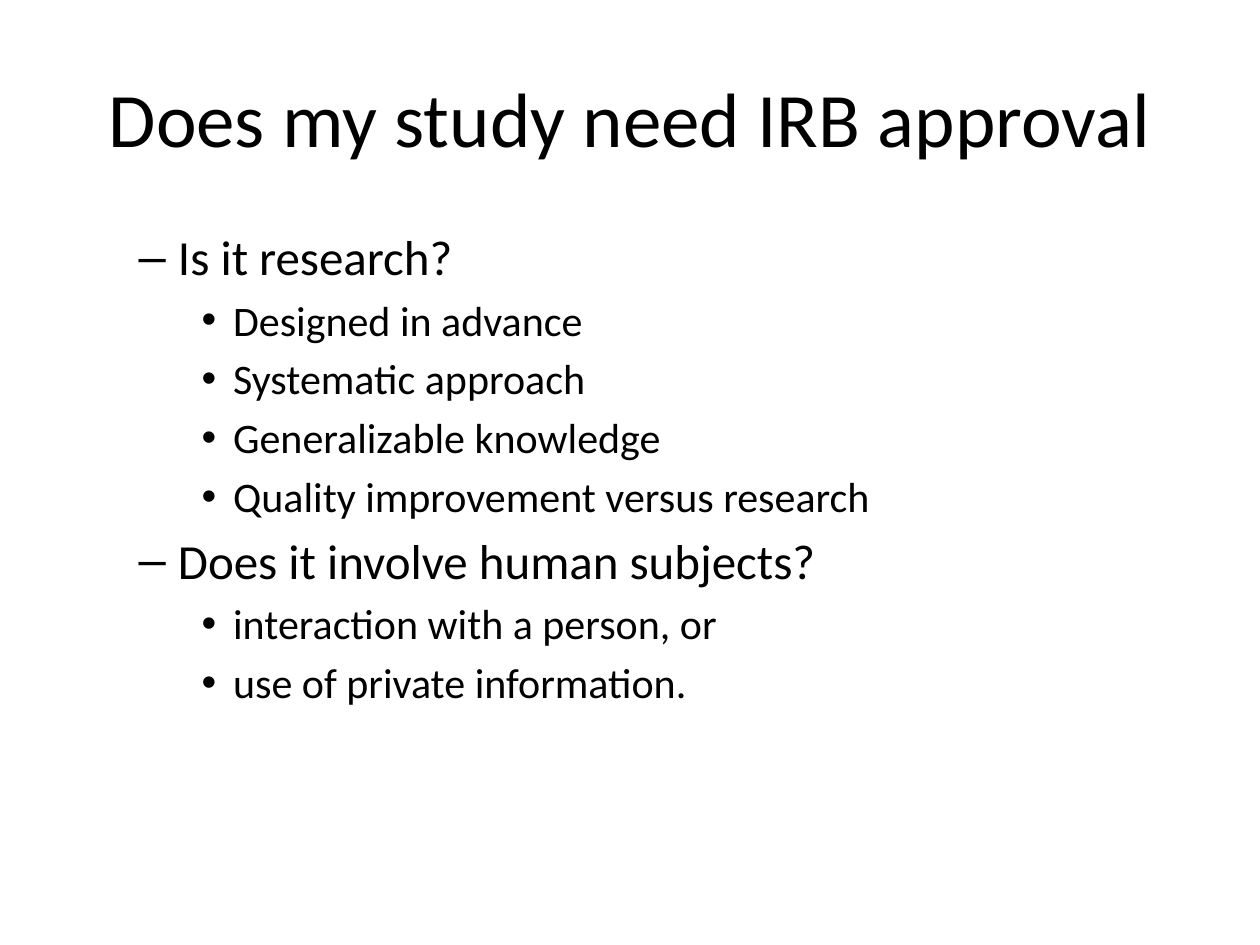
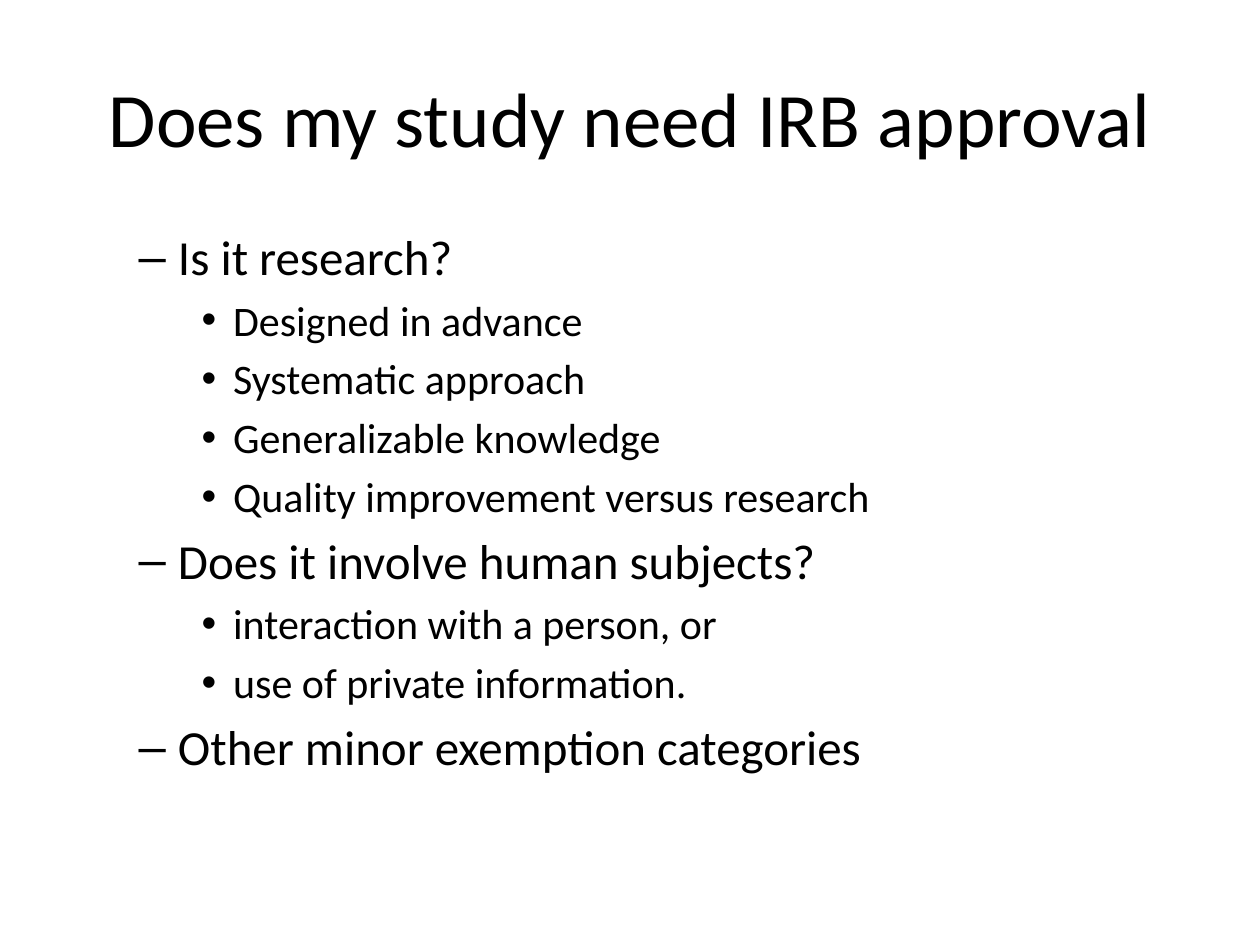
Before and after one commit to pmean/classes, a slide deck: slide 29 of clinical-research-methodology/results/video02-planning.pptx. Drawn at 1260x945 pixels with LibreOffice and Linux fonts; fonts in the diff are those of the drawing. Boxes give left, top, right and bottom in pixels: in the first picture for what was removed or moved away, otherwise in the second. Text is boxed around its words. In the diff, an @@ line names an element or a change of style, - is before the commit and + after.

```diff
--- a/clinical-research-methodology/results/video02-planning.pptx
+++ b/clinical-research-methodology/results/video02-planning.pptx
@@ text at bbox=[178, 731, 861, 774]: paragraph added @@
+  – Other minor exemption categories
```
Also in this commit, not shown: 12 other slides changed, 17 other files.
